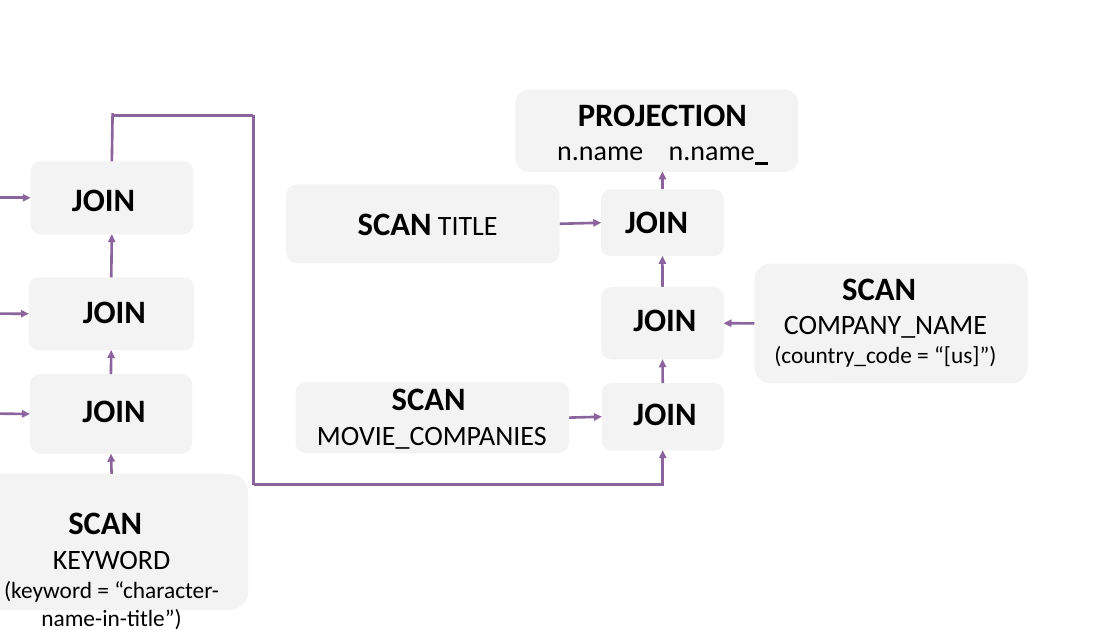
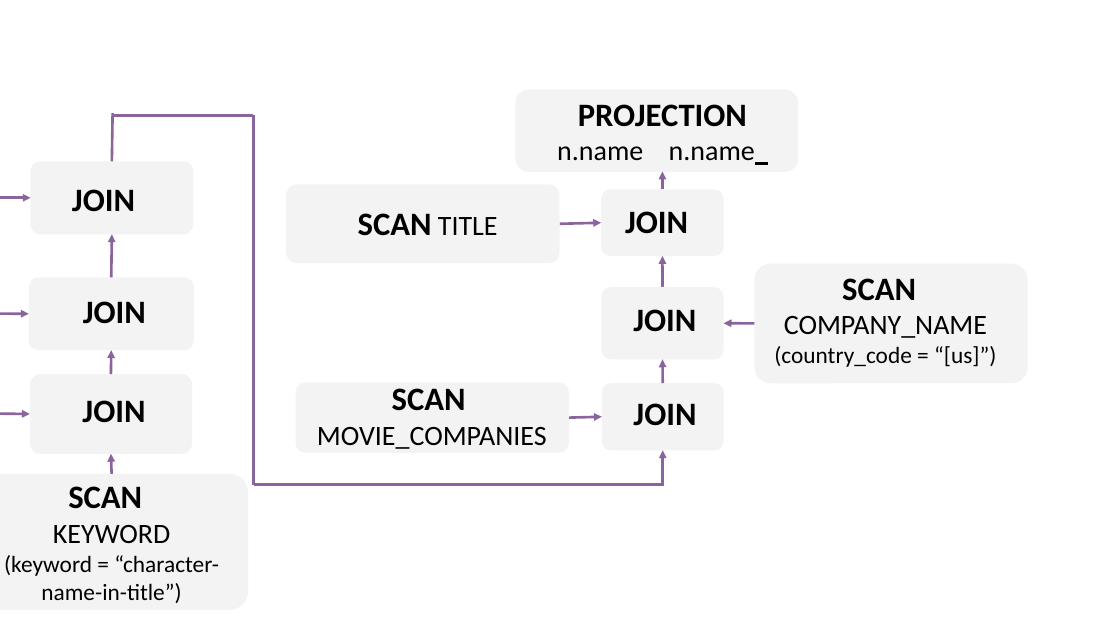
Before and after one commit to GraphScope/relgo, a slide deck: slide 6 of revise.pptx. Drawn at 1120x630 pixels with LibreOffice and Linux fonts; fonts in the diff are those of the drawing. Boxes give left, top, right and bottom in pixels: in the first picture for what was removed or moved away, otherwise in the second. Text is boxed around its words. In the diff, an @@ line names an element or a change of style, - is before the commit and + after.

```diff
--- a/revise.pptx
+++ b/revise.pptx
@@ text "SCAN": place and size @@
-text "SCAN" at (4, 512, 219, 629)
+text "SCAN" at (4, 486, 219, 603)
```
Also in this commit, not shown: 2 slides added, 10 other files.
